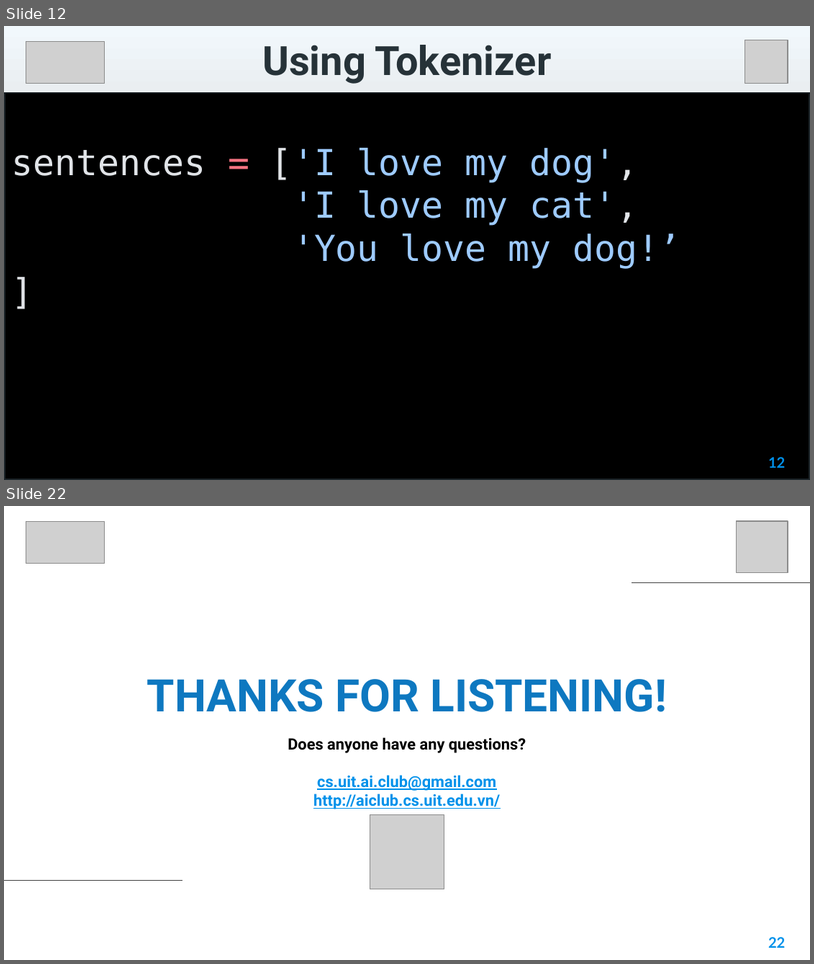
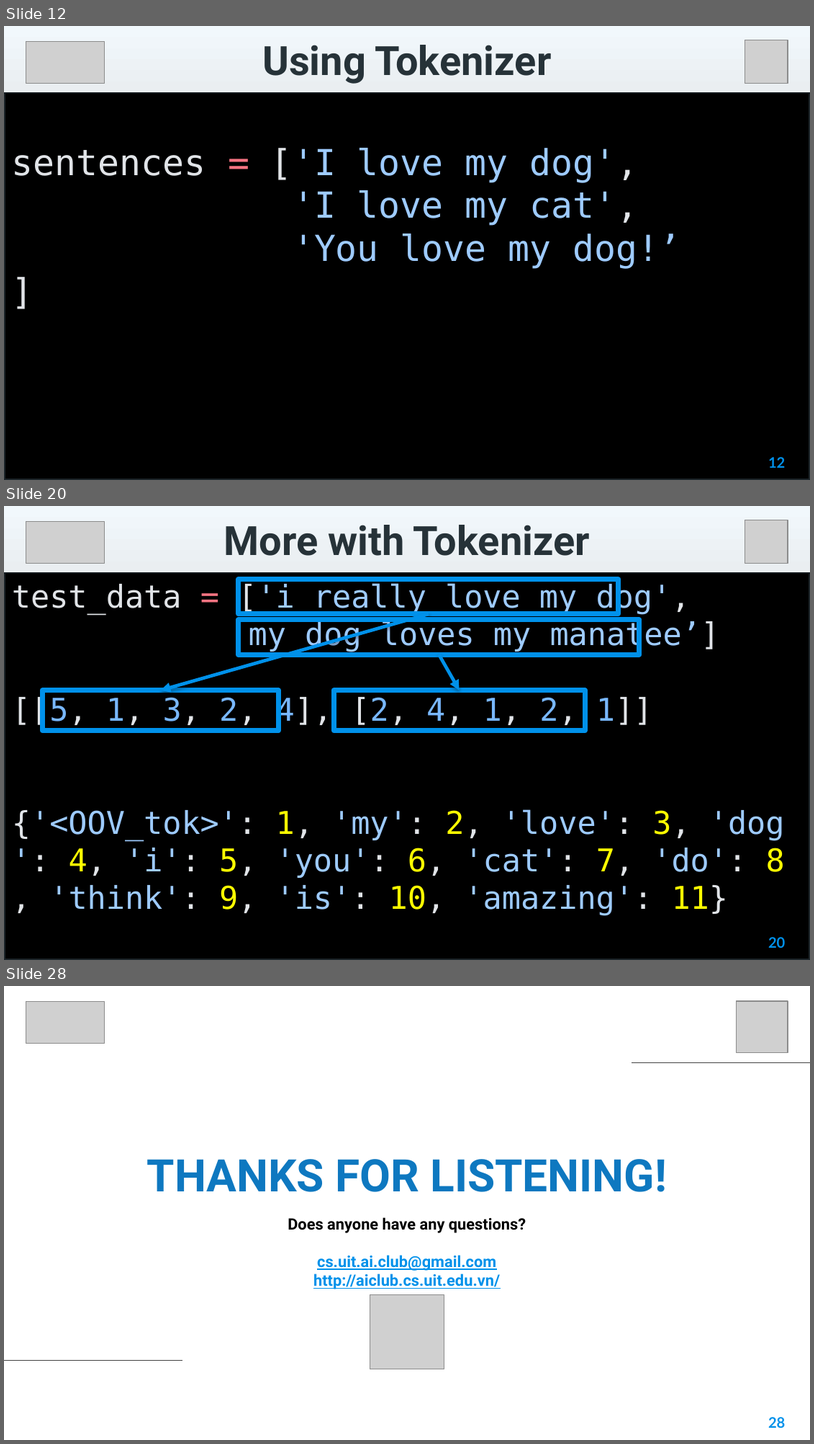
Before and after one commit to VinhDevNguyen/Tensorflow_Seminar, a slide deck: 3_NLP_In_TF/Week_1/Slide/Sentiment_In_Text.pptx. Shown one above the other, each under a label of ours: slides 12 and 22 before the commit, slides 12, 20 and 28 after it; the slides between them are not shown. The pictures are 814x964 and 814x1444 pixels, drawn with LibreOffice and Linux fonts; fonts in the diff are those of the drawing; grey boxes stand for pictures; background and template pictures are left out. Boxes give left, top, right and bottom in pixels: in the first picture for what was removed or moved away, otherwise in the second. Text is boxed around its words. In the diff, an @@ line names an element or a change of style, - is before the commit and + after.

```diff
--- a/3_NLP_In_TF/Week_1/Slide/Sentiment_In_Text.pptx
+++ b/3_NLP_In_TF/Week_1/Slide/Sentiment_In_Text.pptx
@@ slide 20 added at (4, 506, 810, 960), background picture (left out) @@
@@ rectangle added at (4, 506, 810, 572), fill gradient #EBEFF2 to #F3F8FB, 36 pt, text #263238, bold @@
+More with Tokenizer
@@ picture added at (26, 521, 105, 564) @@
@@ picture added at (745, 520, 788, 564) @@
@@ rectangle added at (4, 572, 810, 959), fill #000000, outline #1C2529 2 pt, 28 pt, text #9ECBFF @@
+test_data = ['i really love my dog',
+'my dog loves my manatee’]
+[[5, 1, 3, 2, 4], [2, 4, 1, 2, 1]]
+{'<OOV_tok>': 1, 'my': 2, 'love': 3, 'dog': 4, 'i': 5, 'you': 6, 'cat': 7, 'do': 8, 'think': 9, 'is': 10, 'amazing': 11}
@@ rectangle added at (239, 579, 620, 614), outline #0091EA 4.5 pt @@
@@ arrow added from (429, 614) to (160, 690), #0091EA 3 pt @@
@@ rectangle added at (239, 620, 640, 654), outline #0091EA 4.5 pt @@
@@ arrow added from (440, 654) to (460, 690), #0091EA 3 pt @@
@@ rectangle added at (43, 690, 279, 730), outline #0091EA 4.5 pt @@
@@ rectangle added at (334, 690, 586, 730), outline #0091EA 4.5 pt @@
@@ page number added at (769, 937, 785, 947), 13 pt, text #0091EA, bold @@
+20
@@ what was slide 22 is now slide 28 @@
@@ page number at (769, 1417, 785, 1427): text changed @@
-22
+28
```
Also in this commit, not shown: 7 slides changed, 10 other slides added, 5 slides removed.
